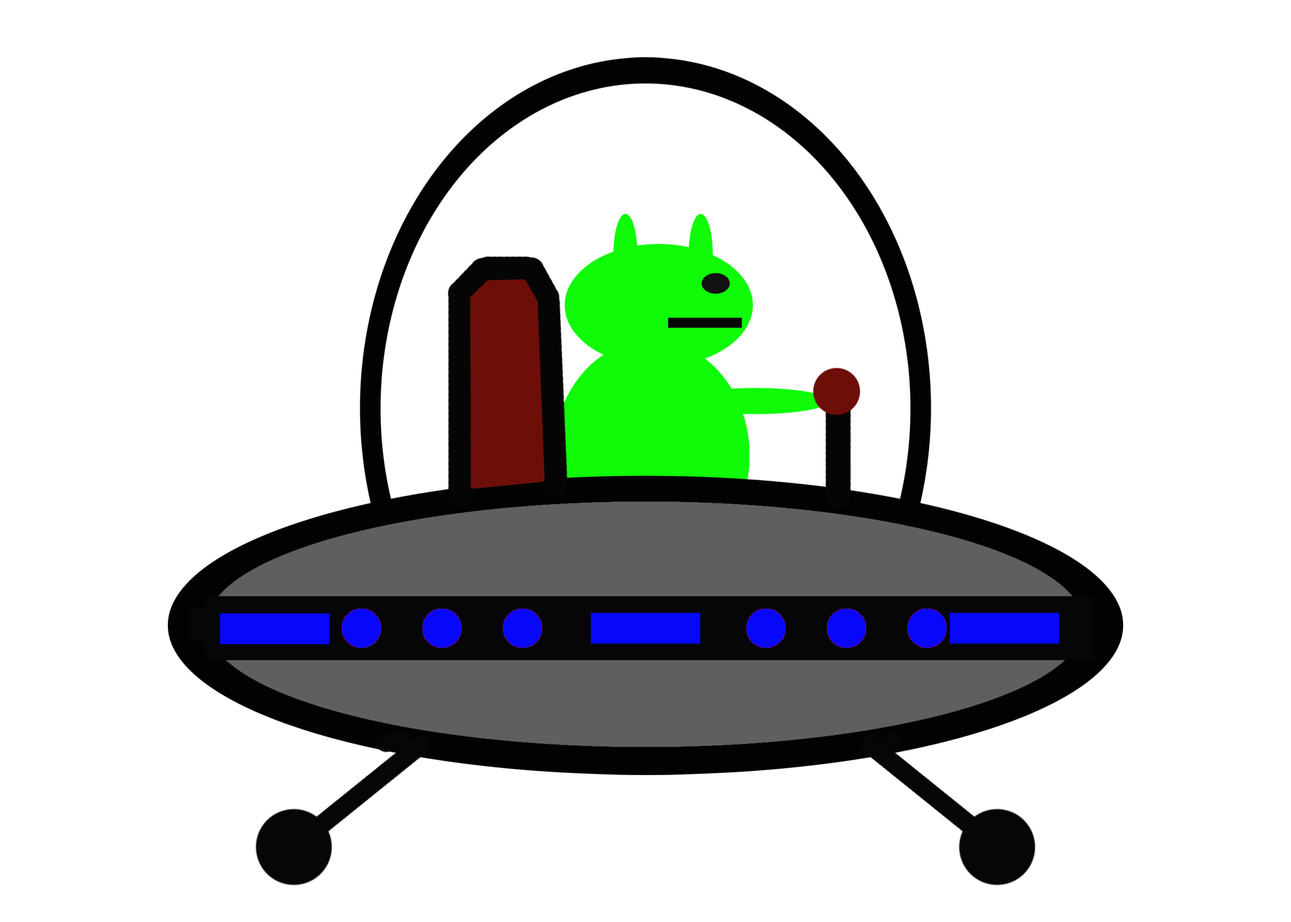
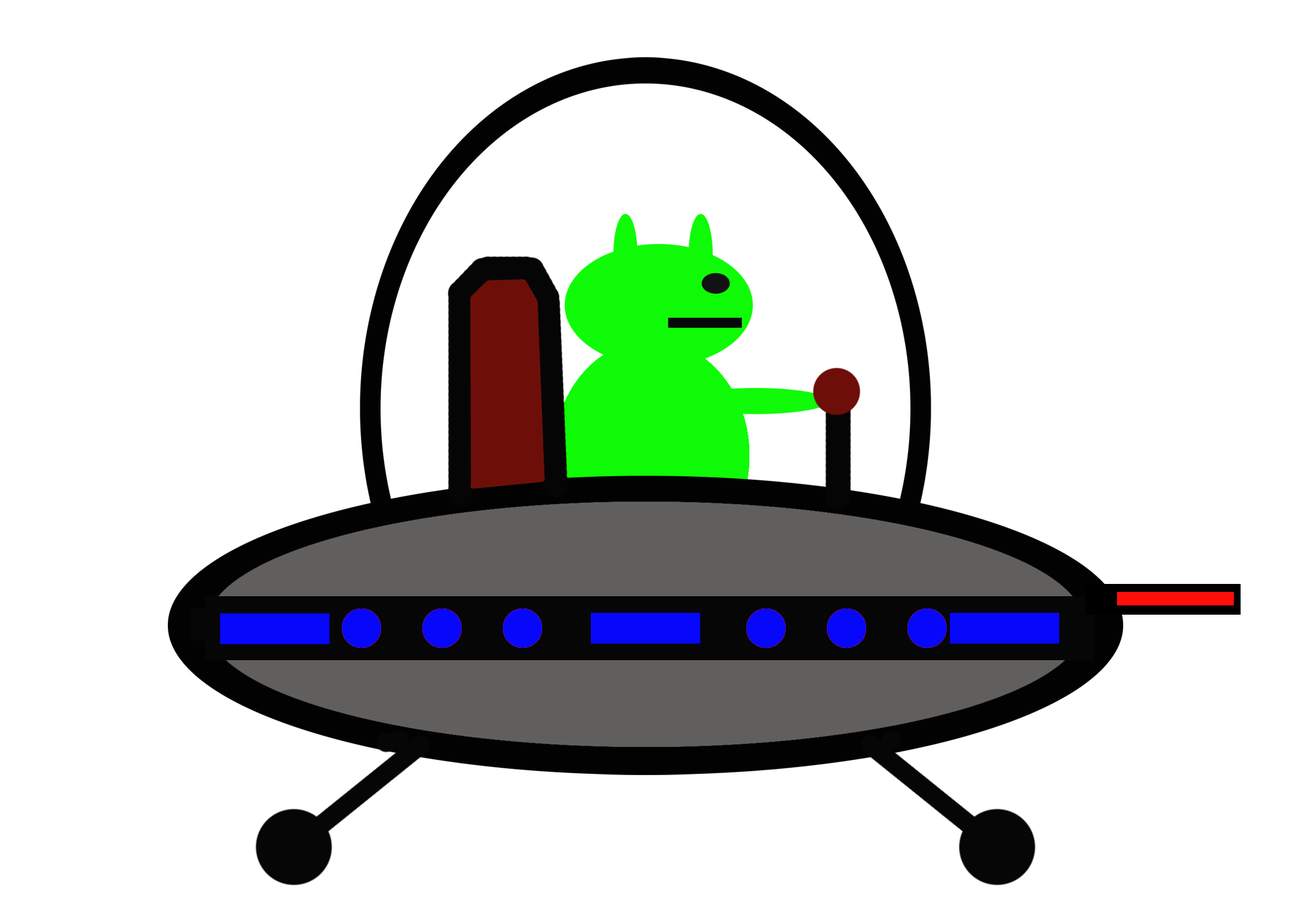
Layers edited between the first and the second 1291 × 922 image:
added layer "Layer 1" above "Glass" over bbox(1086, 584, 1242, 615)
